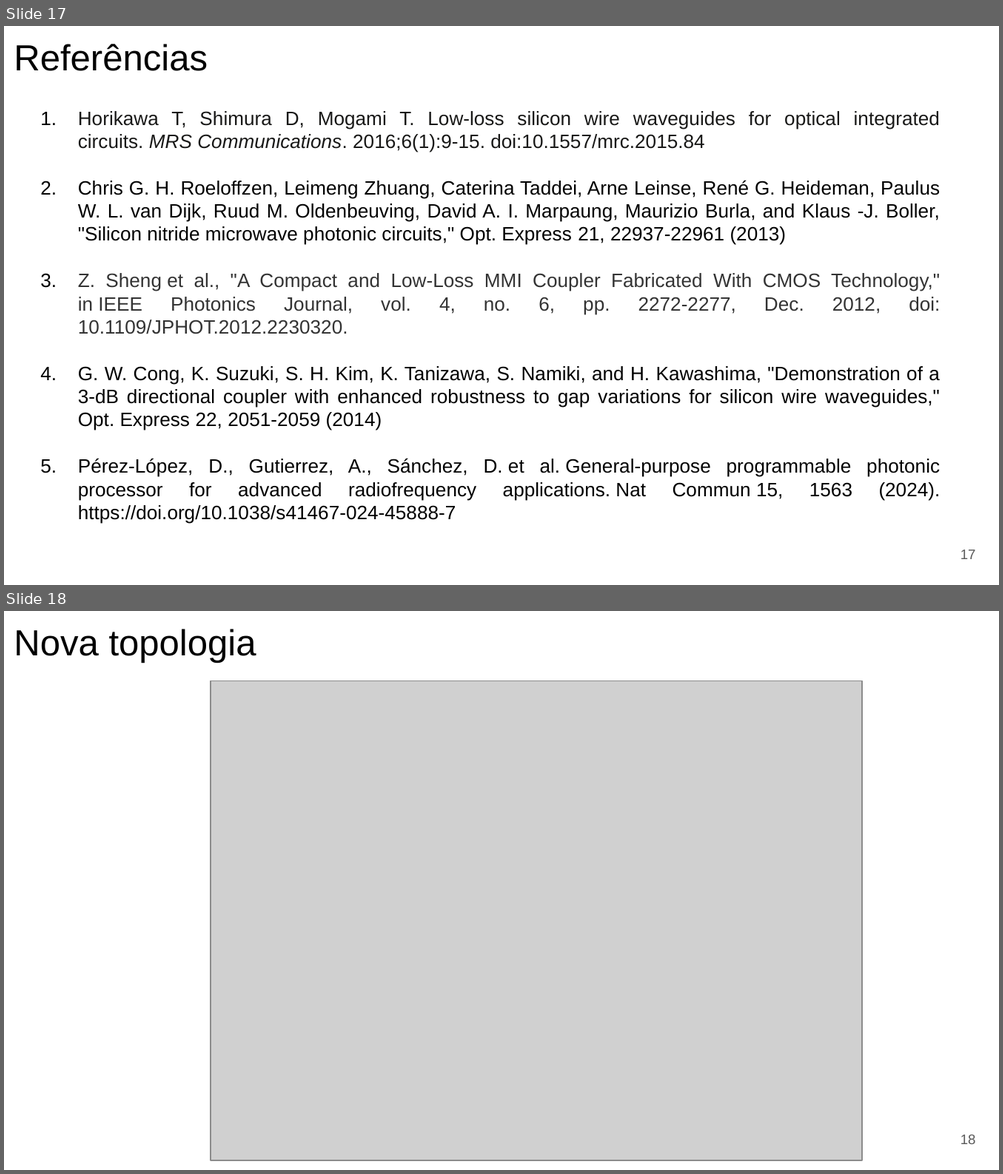
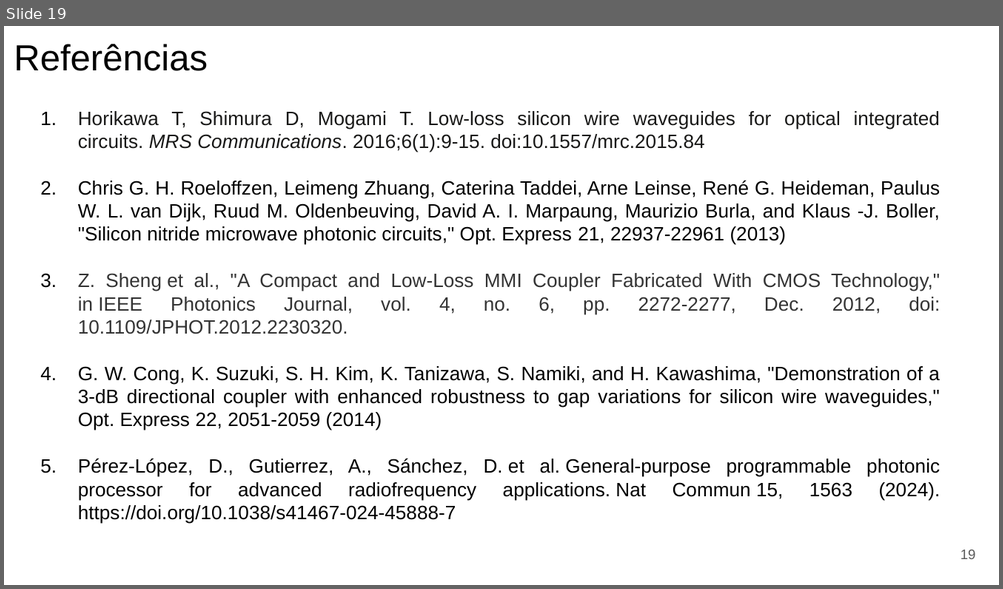
Before and after one commit to CaioRodrigues200/Programmable-Multifunctional-Circuit, a slide deck: Documentation/PPC_Report.pptx. Shown one above the other, each under a label of ours: slides 17 and 18 before the commit, slide 19 after it. The pictures are 1003x1174 and 1003x589 pixels, drawn with LibreOffice and Linux fonts; fonts in the diff are those of the drawing; grey boxes stand for pictures. Boxes give left, top, right and bottom in pixels: in the first picture for what was removed or moved away, otherwise in the second. Text is boxed around its words. In the diff, an @@ line names an element or a change of style, - is before the commit and + after.

```diff
--- a/Documentation/PPC_Report.pptx
+++ b/Documentation/PPC_Report.pptx
@@ slide 18 removed at bbox=[4, 611, 999, 1170], background #FFFFFF @@
@@ text removed at bbox=[14, 629, 256, 663] @@
-Nova topologia
@@ picture removed at bbox=[211, 681, 862, 1162] @@
@@ page number removed at bbox=[960, 1135, 976, 1145] @@
-18
@@ what was slide 17 is now slide 19 @@
@@ page number at bbox=[960, 550, 976, 560]: text changed @@
-17
+19
```
Also in this commit, not shown: 2 slides added.
